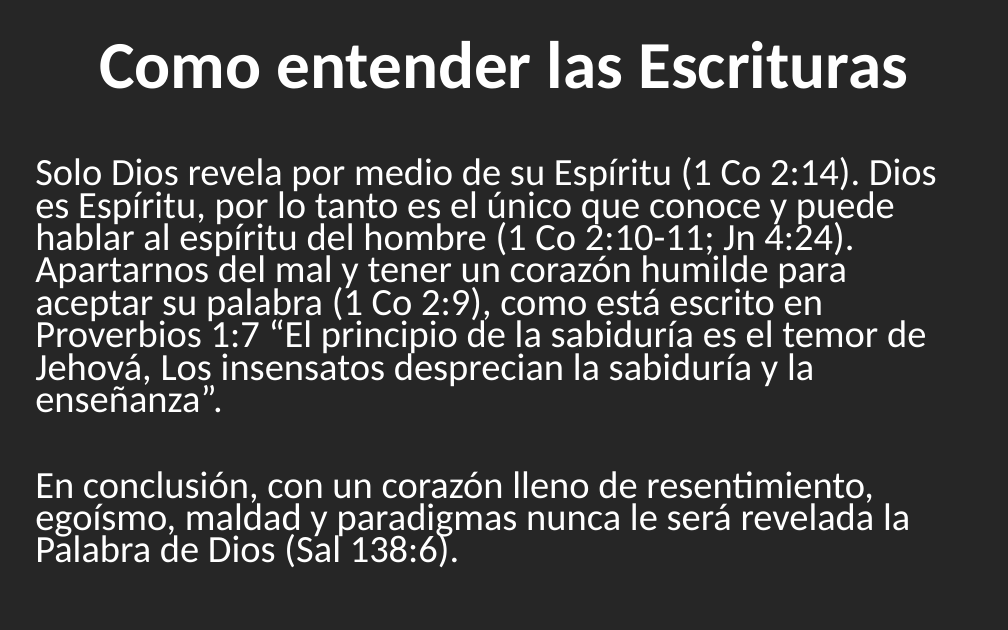
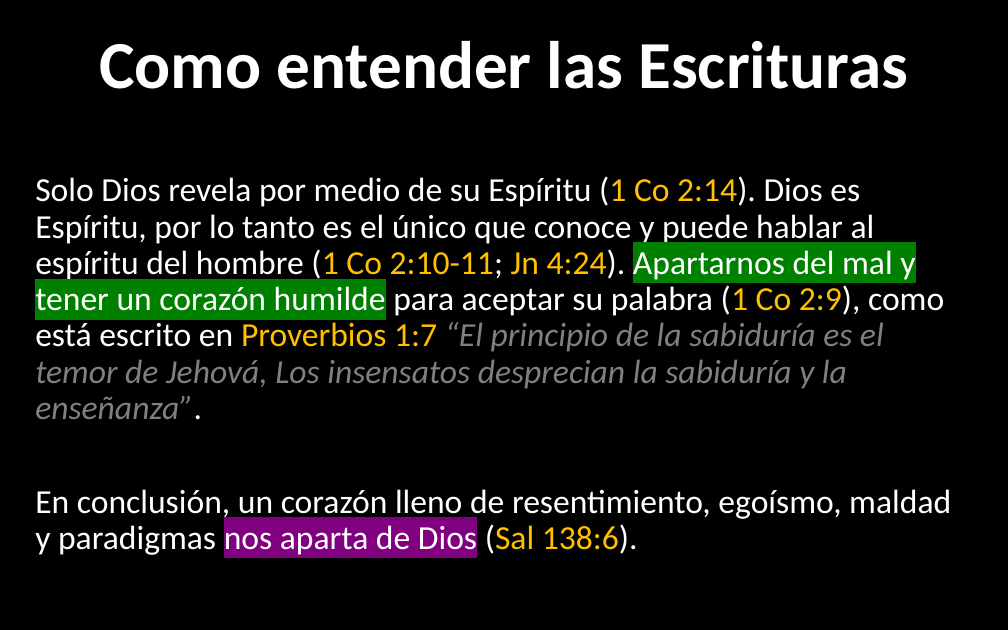
Before and after one commit to CreyTuning/documents, a slide deck: slide 11 of slideshow/Teologia Sistematica y Biblica - Myer Pearlman/Clases/3. Las Escrituras.pptx. Drawn at 1008x630 pixels with LibreOffice and Linux fonts; fonts in the diff are those of the drawing. Boxes give left, top, right and bottom in pixels: in the first picture for what was removed or moved away, otherwise in the second. Text is boxed around its words. In the diff, an @@ line names an element or a change of style, - is before the commit and + after.

Commit message:
3. Las Escrituras [adding styles]

```diff
--- a/slideshow/Teologia Sistematica y Biblica - Myer Pearlman/Clases/3. Las Escrituras.pptx
+++ b/slideshow/Teologia Sistematica y Biblica - Myer Pearlman/Clases/3. Las Escrituras.pptx
@@ background #262626 to #000000 @@
@@ text at (35,176,944,420): size 27.5 to 24 pt in "Solo Dios revela por medio de su ..."; text colour #FFFFFF to #FFC000 in "(1 Co 2:14). (1 Co 2:10-11; Jn ..."; text colour #FFFFFF to #808080, italic on in "“El principio de la sabiduría es el ..."; highlight none to #008000 in "Apartarnos del mal y tener un corazón ..."; line spacing 0.7 to 0.9 @@
@@ text at (35,489,951,555): text changed; size 27.5 to 24 pt @@
-En conclusión, con un corazón lleno de resentimiento, egoísmo, maldad y paradigmas nunca le será revelada la Palabra de Dios (Sal 138:6).
+En conclusión, un corazón lleno de resentimiento, egoísmo, maldad y paradigmas nos aparta de Dios (Sal 138:6).
```
Also in this commit, not shown: 10 other slides changed.
